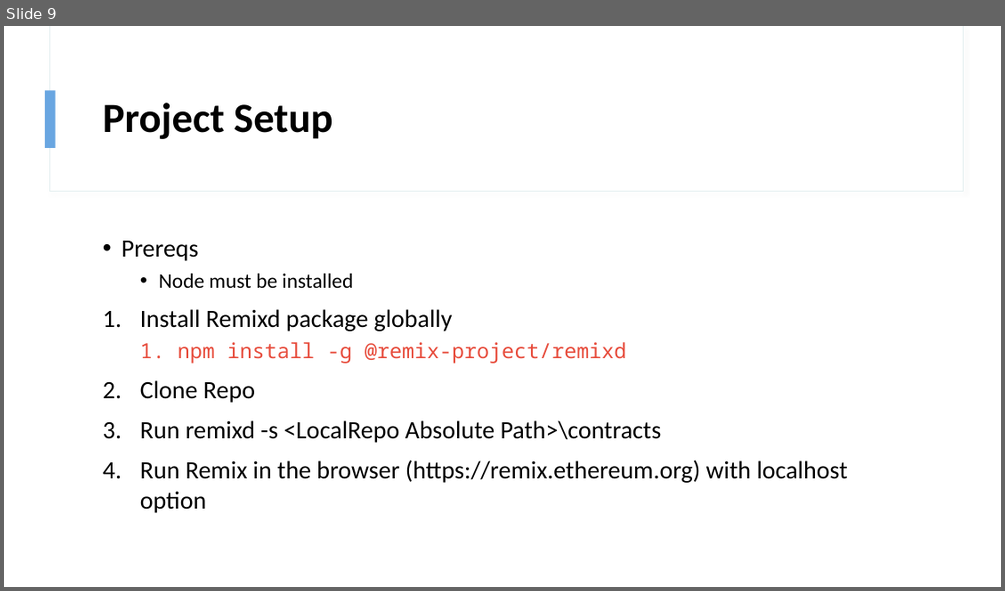
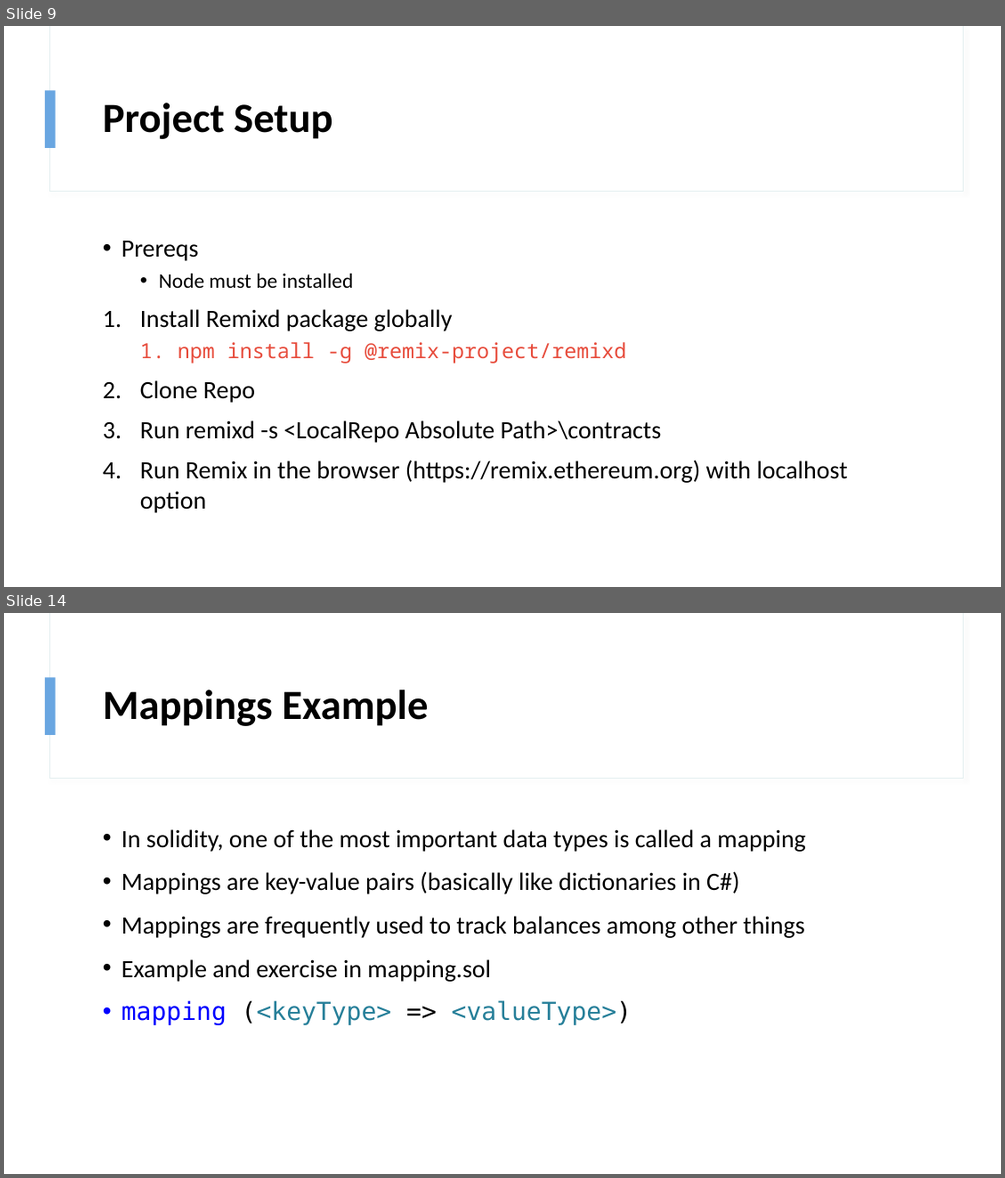
Before and after one commit to zmeghji/YourFirstERC20Token, a slide deck: Creating Your First ERC 20 Token!.pptx. Shown one above the other, each under a label of ours: slide 9 before the commit, slides 9 and 14 after it; the slides between them are not shown. The pictures are 1005x591 and 1005x1178 pixels, drawn with LibreOffice and Linux fonts; fonts in the diff are those of the drawing. Boxes give left, top, right and bottom in pixels: in the first picture for what was removed or moved away, otherwise in the second. Text is boxed around its words. In the diff, an @@ line names an element or a change of style, - is before the commit and + after.

Commit message:
added code examples +exercises

```diff
--- a/Creating Your First ERC 20 Token!.pptx
+++ b/Creating Your First ERC 20 Token!.pptx
@@ slide 14 added at bbox=[4, 613, 1001, 1174], background #FFFFFF; not listed: 3 template elements that a slide beside it also shows @@
@@ title added at bbox=[103, 690, 428, 726], 40 pt, text #000000, bold @@
+Mappings Example
@@ text added at bbox=[121, 829, 805, 1025], 24 pt, text #000000 @@
+• In solidity, one of the most important data types is called a mapping
+• Mappings are key-value pairs (basically like dictionaries in C#)
+• Mappings are frequently used to track balances among other things
+• Example and exercise in mapping.sol
+• mapping (<keyType> => <valueType>)
```
Also in this commit, not shown: 1 slide changed, 4 other slides added, 1 slide removed, 6 other files.
